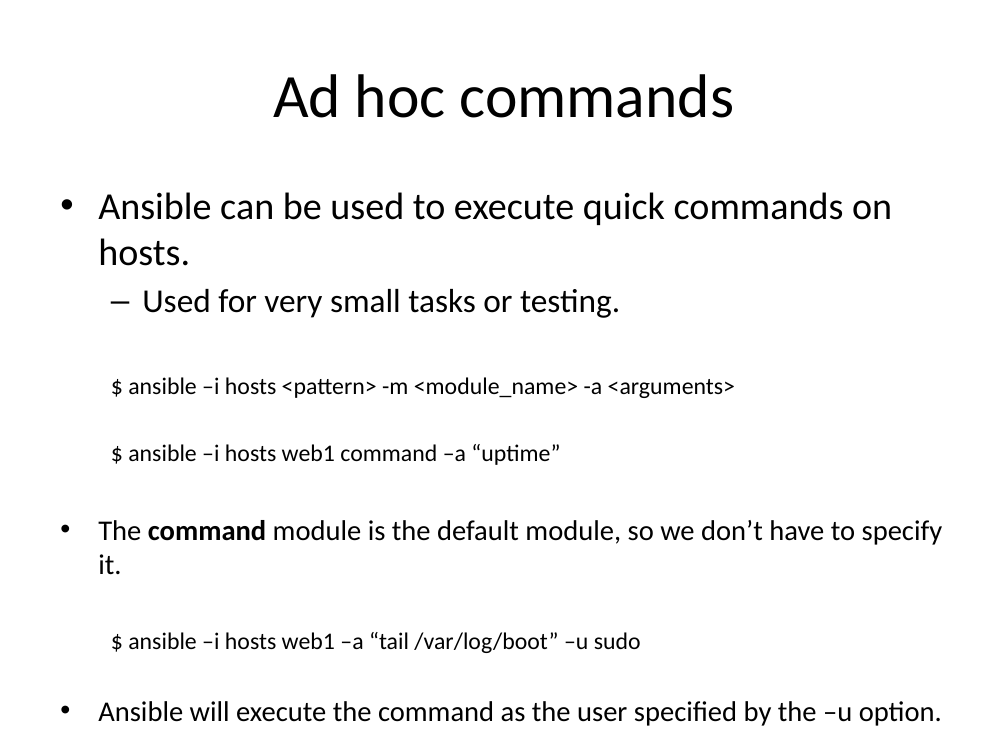
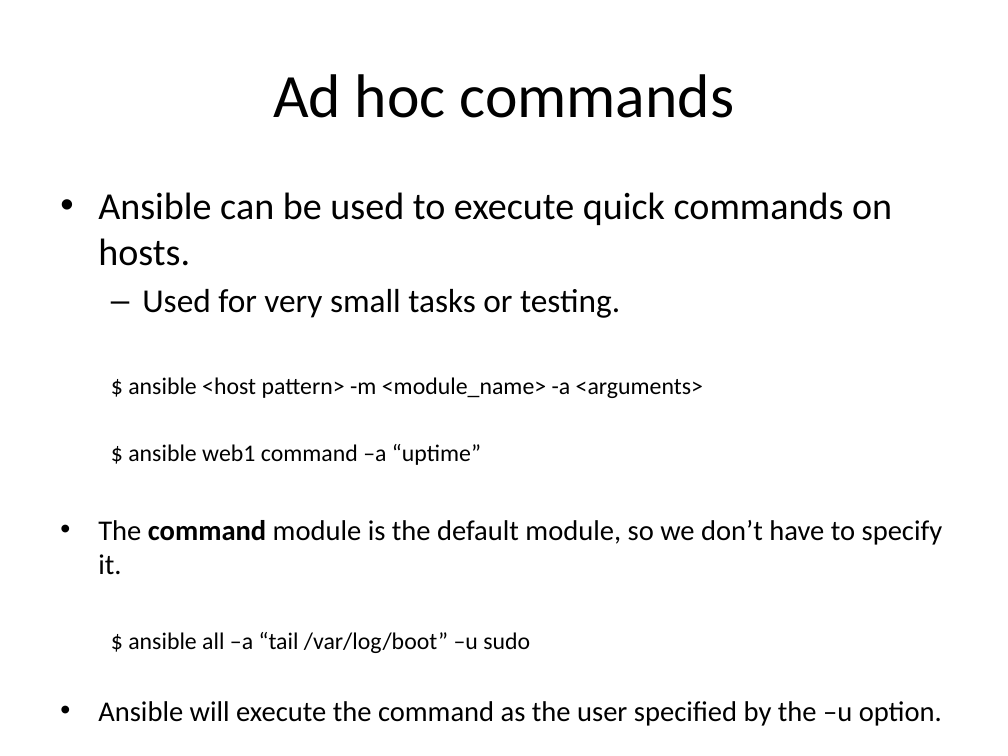
Before and after one commit to jasondbaker/infrastructure-class, a slide deck: slide 31 of lectures/infrastructure-week-10.pptx (slide 30 before the commit). Drawn at 1008x756 pixels with LibreOffice and Linux fonts; fonts in the diff are those of the drawing. Boxes give left, top, right and bottom in pixels: in the first picture for what was removed or moved away, otherwise in the second. Text is boxed around its words. In the diff, an @@ line names an element or a change of style, - is before the commit and + after.

```diff
--- a/lectures/infrastructure-week-10.pptx
+++ b/lectures/infrastructure-week-10.pptx
@@ text at bbox=[128, 377, 703, 465]: text changed @@
-  $ ansible –i hosts <pattern> -m <module_name> -a <arguments>
-  $ ansible –i hosts web1 command –a “uptime”
+  $ ansible <host pattern> -m <module_name> -a <arguments>
+  $ ansible web1 command –a “uptime”
@@ text at bbox=[128, 632, 530, 653]: text changed @@
-  $ ansible –i hosts web1 –a “tail /var/log/boot” –u sudo
+  $ ansible all –a “tail /var/log/boot” –u sudo
```
Also in this commit, not shown: 5 other slides changed, 1 slide added, 2 other files.
